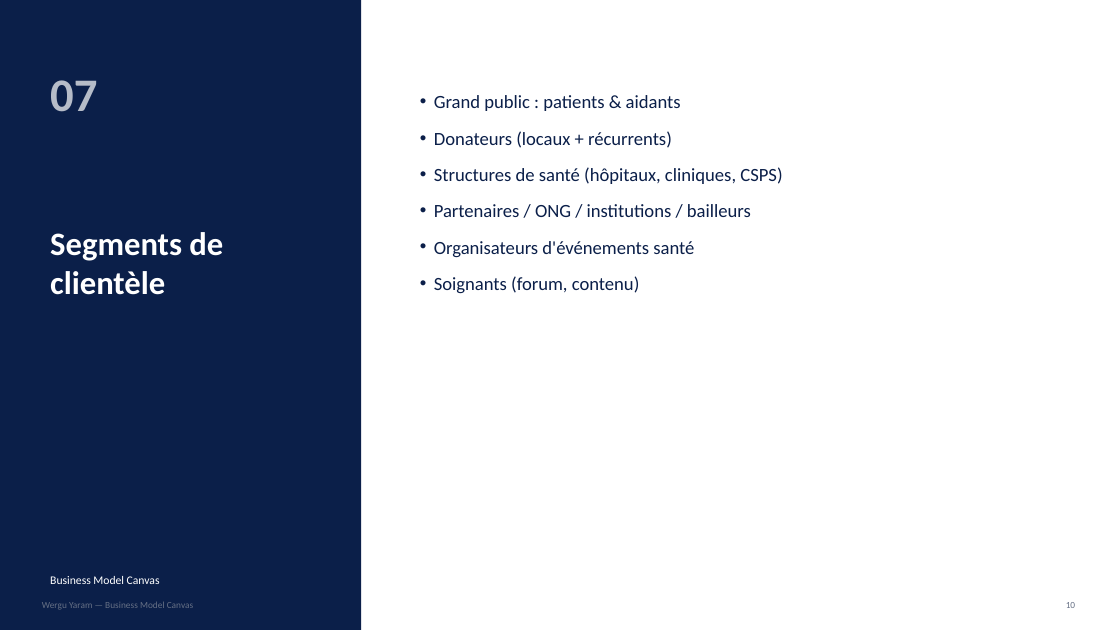
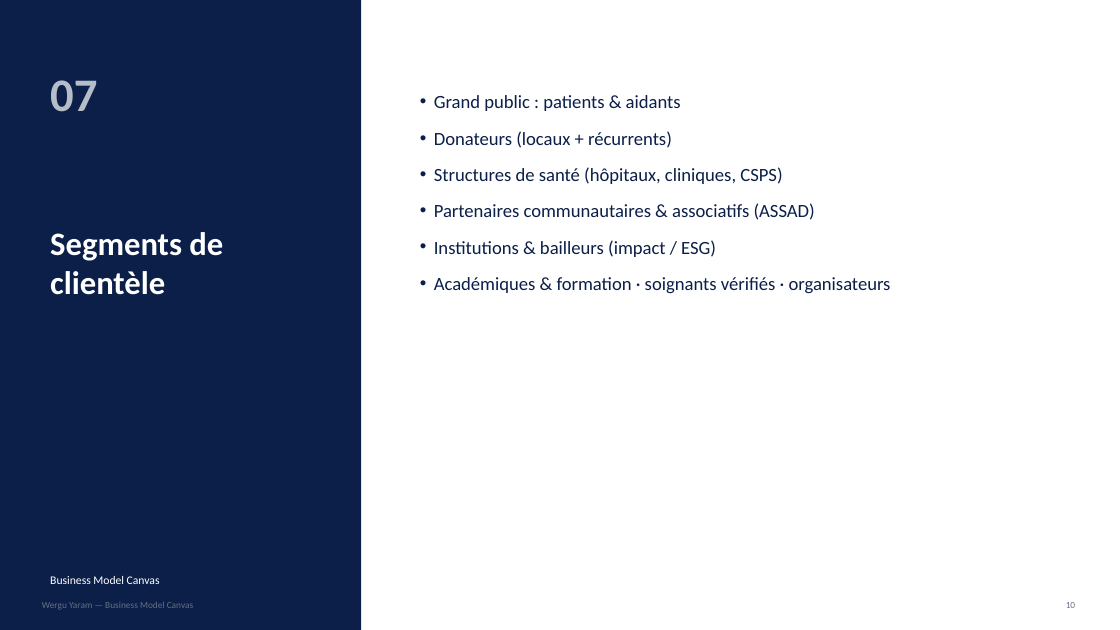
Before and after one commit to Mm-eyoum/wergu-yaram, a slide deck: slide 10 of docs/business-model-canvas.pptx. Drawn at 1120x630 pixels with LibreOffice and Linux fonts; fonts in the diff are those of the drawing. Boxes give left, top, right and bottom in pixels: in the first picture for what was removed or moved away, otherwise in the second. Text is boxed around its words. In the diff, an @@ line names an element or a change of style, - is before the commit and + after.

```diff
--- a/docs/business-model-canvas.pptx
+++ b/docs/business-model-canvas.pptx
@@ text at bbox=[434, 203, 891, 294]: text changed @@
-• Partenaires / ONG / institutions / bailleurs
-• Organisateurs d'événements santé
-• Soignants (forum, contenu)
+• Partenaires communautaires & associatifs (ASSAD)
+• Institutions & bailleurs (impact / ESG)
+• Académiques & formation · soignants vérifiés · organisateurs
```
Also in this commit, not shown: 12 other slides changed, 4 other files.
